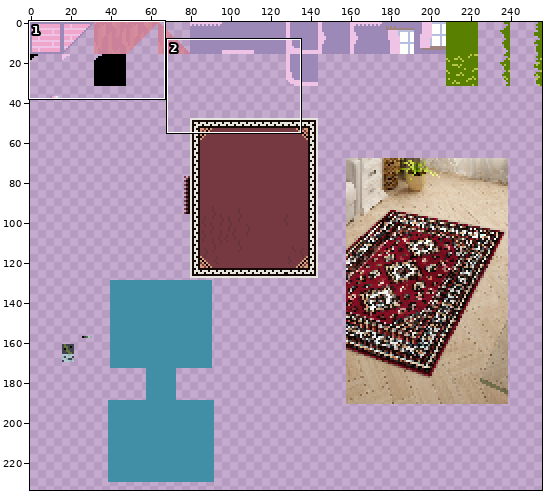
Two states of a sprite sheet, assets/tiles/tilebg.png. The first picture is a wide view before the edit; the outline marks the close-up.
Close-up. Before:
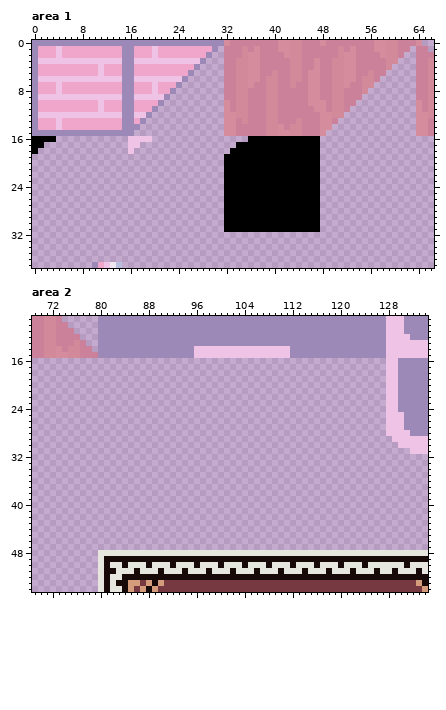
The file is 256x256 pixels. Shown: area 1: x 0..66, y 0..37; area 2: x 69..134, y 9..54. The wide view leaves out empty margins. The commit also changed other parts of the picture, which this record leaves out.
After the commit:
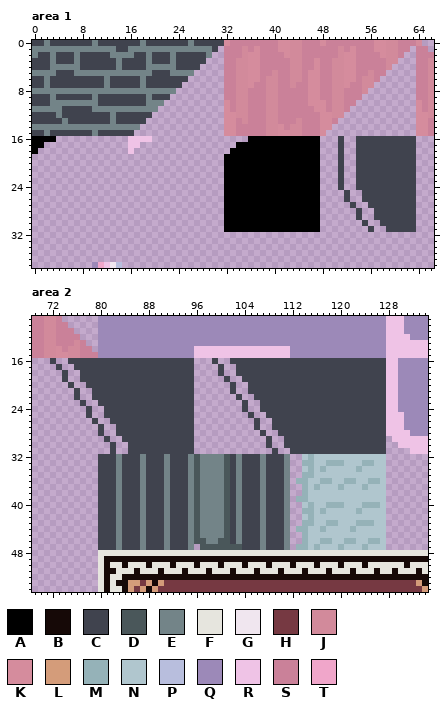
Palette (. is transparent): A #000000  B #160907  C #40434e  D #4a575a  E #738488  F #e6e5de  G #f0e6ef  H #763942  J #d28a9b  K #d58c9d  L #d49c7a  M #95b2b8  N #b0c6ce  P #b8bedd  Q #9c89b8  R #efc3e6  S #ca8199  T #f0a6ca
The edit:
Area 1:
y 0: x 0..31 QQQQQQQQQQQQQQQQQQQQQQQQQQQQQQQQ -> CCECCCCCCCECCCCCCCECCCCCCCECCCCC
y 1: x 0..30 QTTTRTTTTTTTTTTQQTTTRTTTTTTTTTQ -> EEEEEEEEEEEEEECCEEEEEEEEEEEEEEC
y 2: x 0..29 QTTTRTTTTTTTTTTQQTTTRTTTTTTTTQ -> ECCECCCECCCCCEEEECCECCCECCCCCE
y 3: x 0..28 QRRRRRRRRRRRRRRQQRRRRRRRRRRRQ -> CCCECCCECCCCCCECCCCECCCECCCCC
y 4: x 0..27 QTTTTTTTTTTRTTTQQTTTTTTTTTTQ -> CCCEEEEECCCCCCECCCCEEEEECCCC
y 5: x 0..26 QTTTTTTTTTTRTTTQQTTTTTTTTTQ -> EEEECCCEEEEEEEEEEEEECCCEEEE
y 6: x 0..25 QRRRRRRRRRRRRRRQQRRRRRRRRQ -> CCECCCCCCCCCECCCCCECCCCCCC
y 7: x 0..24 QTTTRTTTTTTTTTTQQTTTRTTTQ -> CCECCCCCCCCCECCCCCECCCCCC
y 8: x 0..23 QTTTRTTTTTTTTTTQQTTTRTTQ -> EEEEEEEEEEEEEEEEEEEEEEEE
y 9: x 0..22 QRRRRRRRRRRRRRRQQRRRRRQ -> CCCECCCCCCECCCCCCCCECCC
y 10: x 0..21 QTTTTTTTTTTRTTTQQTTTTQ -> CCCEEEEEEEECCCCCCCCEEE
y 11: x 0..20 QTTTTTTTTTTRTTTQQTTTQ -> EEEEECCCCCEEEEEEEEEEE
y 12: x 0..19 QRRRRRRRRRRRRRRQQRRQ -> CCCCECCCCCCCCECCCCCC
y 13: x 0..18 QTTTRTTTTTTTTTTQQTQ -> CCCCCECCCCCCCECCCCC
y 14: x 0..17 QTTTRTTTTTTTTTTQQQ -> EEEEEEEEEEEEEEEEEE
y 15: x 0..16 QQQQQQQQQQQQQQQQQ -> CCECCCCCCCECCCCCC
y 16..24: x 51 . -> C; x 54..63 .......... -> CCCCCCCCCC
y 25..26: x 52 . -> C; x 55..63 ......... -> CCCCCCCCC
y 27: x 53 . -> C; x 56..63 ........ -> CCCCCCCC
y 28..29: x 54 . -> C; x 57..63 ....... -> CCCCCCC
y 30: x 55 . -> C; x 58..63 ...... -> CCCCCC
y 31: x 56 . -> C; x 59..63 ..... -> CCCCC
Area 2:
y 16: x 72 . -> C; x 75..95 ..................... -> CCCCCCCCCCCCCCCCCCCCC; x 99 . -> C; x 102..127 .......................... -> CCCCCCCCCCCCCCCCCCCCCCCCCC
y 17: x 73 . -> C; x 76..95 .................... -> CCCCCCCCCCCCCCCCCCCC; x 100 . -> C; x 103..127 ......................... -> CCCCCCCCCCCCCCCCCCCCCCCCC
y 18: x 74 . -> C; x 77..95 ................... -> CCCCCCCCCCCCCCCCCCC; x 100 . -> C; x 103..127 ......................... -> CCCCCCCCCCCCCCCCCCCCCCCCC
y 19: x 74 . -> C; x 77..95 ................... -> CCCCCCCCCCCCCCCCCCC; x 101 . -> C; x 104..127 ........................ -> CCCCCCCCCCCCCCCCCCCCCCCC
y 20: x 75 . -> C; x 78..95 .................. -> CCCCCCCCCCCCCCCCCC; x 102 . -> C; x 105..127 ....................... -> CCCCCCCCCCCCCCCCCCCCCCC
y 21: x 76 . -> C; x 79..95 ................. -> CCCCCCCCCCCCCCCCC; x 102 . -> C; x 105..127 ....................... -> CCCCCCCCCCCCCCCCCCCCCCC
y 22: x 76 . -> C; x 79..95 ................. -> CCCCCCCCCCCCCCCCC; x 103 . -> C; x 106..127 ...................... -> CCCCCCCCCCCCCCCCCCCCCC
y 23: x 77 . -> C; x 80..95 ................ -> CCCCCCCCCCCCCCCC; x 104 . -> C; x 107..127 ..................... -> CCCCCCCCCCCCCCCCCCCCC
y 24: x 78 . -> C; x 81..95 ............... -> CCCCCCCCCCCCCCC; x 104 . -> C; x 107..127 ..................... -> CCCCCCCCCCCCCCCCCCCCC
y 25: x 78 . -> C; x 81..95 ............... -> CCCCCCCCCCCCCCC; x 105 . -> C; x 108..127 .................... -> CCCCCCCCCCCCCCCCCCCC
y 26: x 79 . -> C; x 82..95 .............. -> CCCCCCCCCCCCCC; x 106 . -> C; x 109..127 ................... -> CCCCCCCCCCCCCCCCCCC
y 27: x 80 . -> C; x 83..95 ............. -> CCCCCCCCCCCCC; x 106 . -> C; x 109..127 ................... -> CCCCCCCCCCCCCCCCCCC
y 28: x 80 . -> C; x 83..95 ............. -> CCCCCCCCCCCCC; x 107 . -> C; x 110..127 .................. -> CCCCCCCCCCCCCCCCCC
y 29: x 81 . -> C; x 84..95 ............ -> CCCCCCCCCCCC; x 108 . -> C; x 111..127 ................. -> CCCCCCCCCCCCCCCCC
y 30: x 82 . -> C; x 85..95 ........... -> CCCCCCCCCCC; x 108 . -> C; x 111..127 ................. -> CCCCCCCCCCCCCCCCC
y 31: x 82 . -> C; x 85..95 ........... -> CCCCCCCCCCC; x 109 . -> C; x 112..127 ................ -> CCCCCCCCCCCCCCCC
y 32: x 80..111 ................................ -> CCCECCCECCCECCCEDEEEEDCECCCECCCE; x 114..127 .............. -> NMNNNNNNNNNNNN
y 33: x 80..111 ................................ -> CCCECCCECCCECCCEDEEEEDCECCCECCCE; x 114..127 .............. -> MMNNMMMNNNMMNN
y 34: x 80..111 ................................ -> CCCECCCECCCECCCEDEEEEDCECCCECCCE; x 114..127 .............. -> NMNMNNNNNMNNNN
y 35: x 80..111 ................................ -> CCCECCCECCCECCCEDEEEEDCECCCECCCE; x 114..127 .............. -> MMNNNNNNNNNNNN
y 36: x 80..111 ................................ -> CCCECCCECCCECCCEDEEEEDCECCCECCCE; x 113..127 ............... -> MMNNMMNNMMNNMMN
y 37: x 80..111 ................................ -> CCCECCCECCCECCCEDEEEEDCECCCECCCE; x 114..127 .............. -> MNMNNNMNNNMNNN
y 38: x 80..111 ................................ -> CCCECCCECCCECCCEDEEEEDCECCCECCCE; x 114..127 .............. -> MNNNNNNNNNNNNN
y 39: x 80..111 ................................ -> CCCECCCECCCECCCEDEEEEDCECCCECCCE; x 113..127 ............... -> MMNNNNNNNNNNNNN
y 40: x 80..111 ................................ -> CCCECCCECCCECCCEDEEEEDCECCCECCCE; x 114..127 .............. -> NMNNMMMNNNMMMN
y 41: x 80..111 ................................ -> CCCECCCECCCECCCEDEEEEDCECCCECCCE; x 114..127 .............. -> MMNMNNNNNMNNNN
y 42: x 80..111 ................................ -> CCCECCCECCCECCCEDEEEEDCECCCECCCE; x 114..127 .............. -> NMNNNNNNNNNNNN
y 43: x 80..111 ................................ -> CCCECCCECCCECCCEDEEEEDCECCCECCCE; x 114..127 .............. -> MMNNMMNNNMMMNN
y 44: x 80..111 ................................ -> CCCECCCECCCECCCEDEEEEDCECCCECCCE; x 113..127 ............... -> MMNNMNNNNMNNNNN
y 45: x 80..111 ................................ -> CCCECCCECCCECCCEDEEEEDCECCCECCCE; x 114..127 .............. -> MNNNNNNNNNNNNN
y 46: x 80..111 ................................ -> CCCECCCECCCECCCEDDEEDDCECCCECCCE; x 114..127 .............. -> MNNMMNNMMNNMMN
y 47: x 80..95 ................ -> CCCECCCECCCECCCE; x 97..111 ............... -> DDDDDDDCCCECCCE; x 113..127 ............... -> MMNMNNNMNNNMNNN
Changed places in both close-ups, as pixel boxes (x1, y1, x2, y2):
changed: (32, 40, 224, 136)
added: (338, 136, 416, 232)
added: (50, 358, 386, 550)
